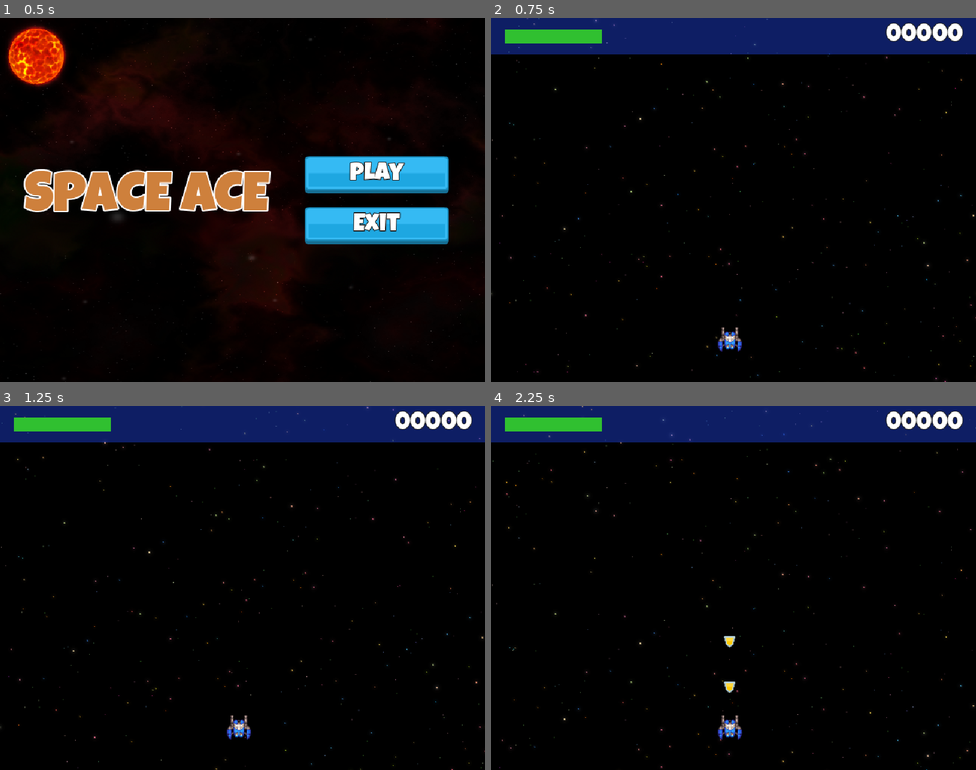
Above: before the commit, frames 1-4 (two rows, left to right).
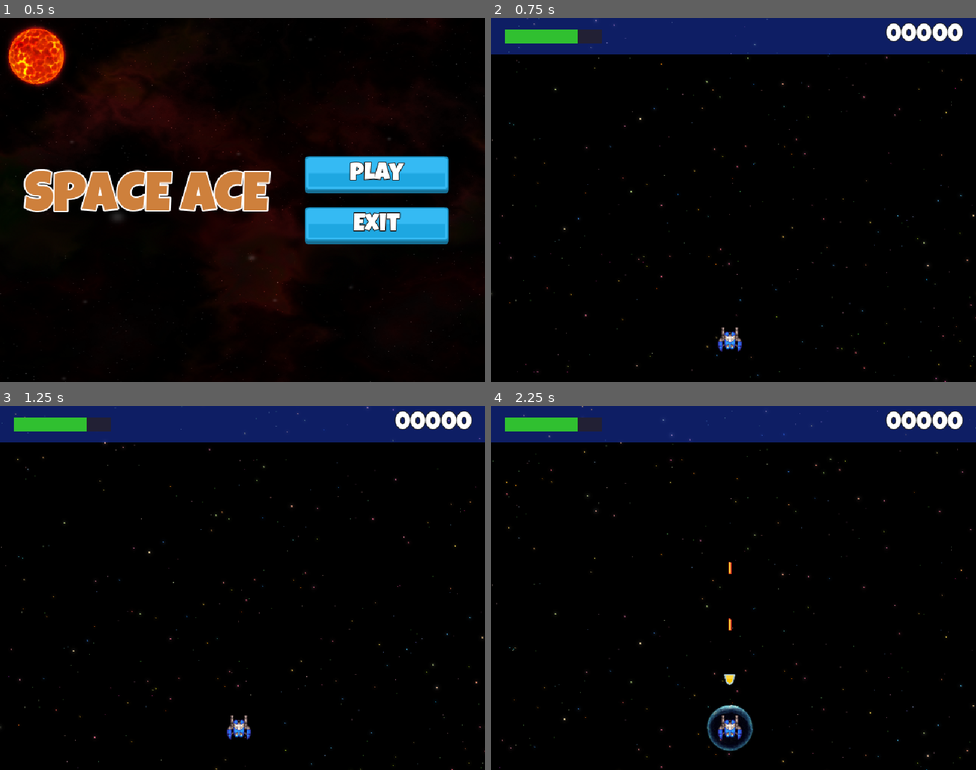
Above: after the commit, the same moments.

Repository: KaNywTipm/Final_Project_SpaceAce
Game: Godot game, scene res://Scenes/Main/Main.tscn
The game is run twice, just before and just after one commit, with the same random seed, the same clock (stepped at 60 frames per second) and the same inputs.
Inputs:
- Up to frame 1 (0.5 s): no input
- Up to frame 2 (0.75 s): click "Play" at 0.5 s
- Up to frame 3 (1.25 s): no input
- Up to frame 4 (2.25 s): tap T (test) at 1.35, 2.1 s

Frame 1 is identical in both runs. In frame 2, 0.2% of the frame differs, in the area x 17-23%, y 3-7%; in frame 3, 0.2%; in frame 4, 0.8%, in the area x 17-55%, y 3-95%.

Commit message:
Player health update

Diff:
--- a/Scenes/Bullets/BulletBase.gd
+++ b/Scenes/Bullets/BulletBase.gd
@@ -19,6 +19,7 @@
 
 
 func blow_up() -> void:
+	print("blow_up child")
 	SignalHub.emit_on_create_explosion(
 		global_position,
 		Explosion.EXPLODE
--- a/Scenes/Bullets/BulletEnemy.tscn
+++ b/Scenes/Bullets/BulletEnemy.tscn
@@ -10,6 +10,7 @@
 [node name="BulletEnemy" instance=ExtResource("1_jkyeh")]
 collision_layer = 4
 collision_mask = 33
+damage = 15
 
 [node name="Sprite2D" parent="." index="0"]
 texture = ExtResource("2_xy2jo")
--- a/Scenes/GameUi/GameUi.gd
+++ b/Scenes/GameUi/GameUi.gd
@@ -1 +1,13 @@
 extends Control
+
+
+@onready var health_bar: HealthBar = $ColorRect/MarginContainer/HealthBar
+
+func _enter_tree() -> void:
+	SignalHub.on_player_hit.connect(on_player_hit)
+
+func on_player_hit(v: int) -> void:
+	health_bar.take_damage(v)
+
+func _on_health_bar_died() -> void:
+	print("Player died")
--- a/Scenes/GameUi/GameUi.tscn
+++ b/Scenes/GameUi/GameUi.tscn
@@ -36,9 +36,12 @@
 layout_mode = 2
 size_flags_horizontal = 0
 size_flags_vertical = 4
+start_health = 75
 
 [node name="Label" type="Label" parent="ColorRect/MarginContainer"]
 layout_mode = 2
 size_flags_horizontal = 8
 text = "00000"
 label_settings = ExtResource("2_anolp")
+
+[connection signal="died" from="ColorRect/MarginContainer/HealthBar" to="." method="_on_health_bar_died"]
--- a/Scenes/Level/Level.gd
+++ b/Scenes/Level/Level.gd
@@ -3,13 +3,13 @@
 
 func _unhandled_input(event: InputEvent) -> void:
 	if Input.is_action_just_pressed("test"):
-		#SignalHub.emit_on_create_bullet(
-			#Vector2(315, 300),
-			#Vector2.DOWN,
-			#100.0,
-			#BulletBase.BulletType.Enemy
-		#)
+		SignalHub.emit_on_create_bullet(
+			Vector2(315, 200),
+			Vector2.DOWN,
+			100.0,
+			BulletBase.BulletType.Enemy
+		)
 		SignalHub.emit_on_create_powerup(
-			Vector2(315,300),
+			Vector2(315,350),
 			PowerUp.PowerUpType.Shield
 		)
--- a/Scenes/Player/Player.gd
+++ b/Scenes/Player/Player.gd
@@ -30,3 +30,5 @@
 		match area.power_up_type:
 			PowerUp.PowerUpType.Shield:
 				shield.enable_shield()
+	elif area is Projectile:
+		SignalHub.emit_on_player_hit(area.get_damage())
--- a/Scenes/Shield/Shield.gd
+++ b/Scenes/Shield/Shield.gd
@@ -8,8 +8,8 @@
 
 
 @onready var timer: Timer = $Timer
+@onready var sound: AudioStreamPlayer2D = $Sound
 @onready var animation_player: AnimationPlayer = $AnimationPlayer
-@onready var sound: AudioStreamPlayer2D = $Sound
 
 
 var _health: int = start_health
@@ -46,5 +46,6 @@
 	disable_shield()
 
 
+
 func _on_area_entered(area: Area2D) -> void:
 	hit()
--- a/Scenes/Shield/Shield.tscn
+++ b/Scenes/Shield/Shield.tscn
@@ -67,7 +67,8 @@
 
 [node name="AnimationPlayer" type="AnimationPlayer" parent="."]
 libraries = {
-&"": SubResource("AnimationLibrary_hijiv")
+&"": SubResource("AnimationLibrary_l7k22")
 }
 
+[connection signal="area_entered" from="." to="." method="_on_area_entered"]
 [connection signal="timeout" from="Timer" to="." method="_on_timer_timeout"]
Not shown: 3 places in Scenes/Shield/Shield.tscn that only renumber resources
